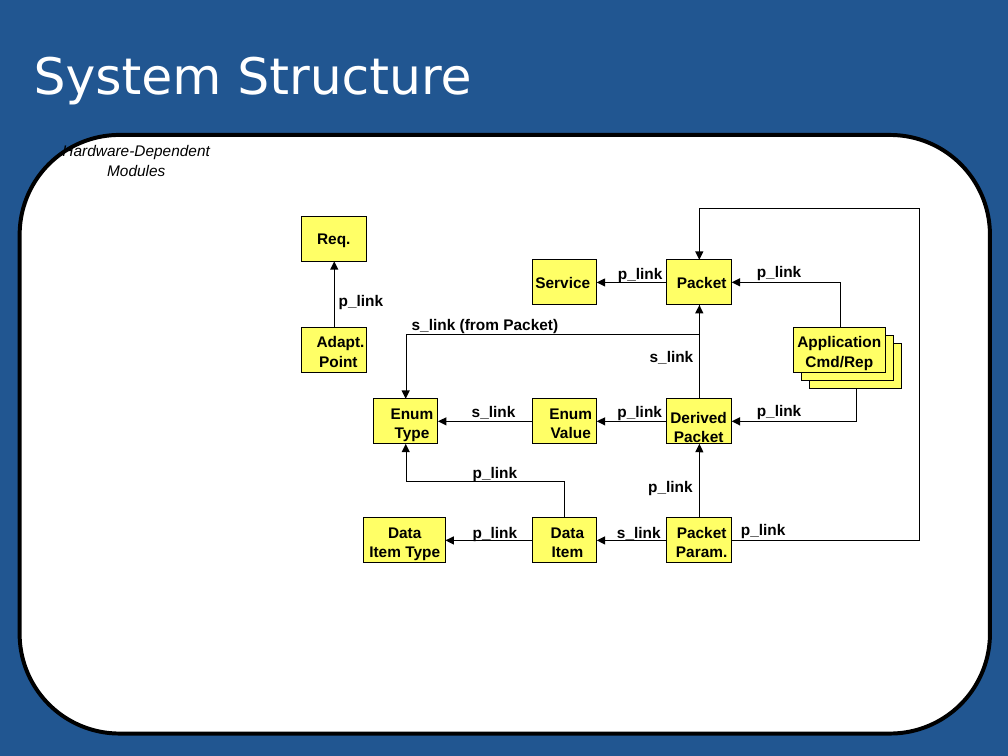
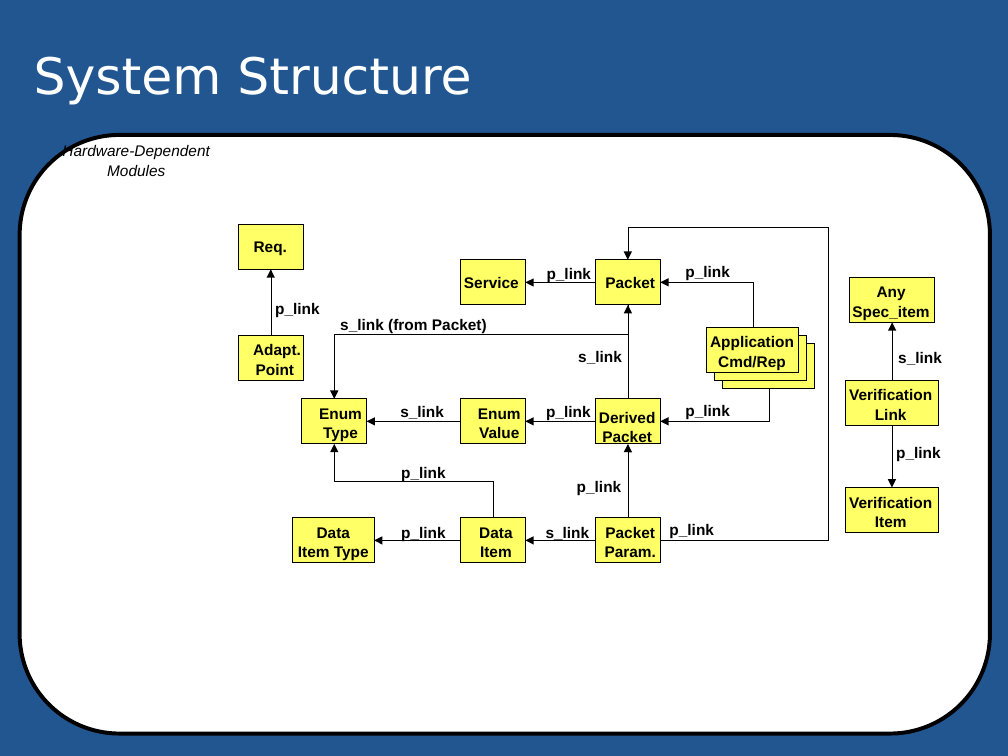
Before and after one commit to pnp-software/cordetfw_editor, a slide deck: slide 2 of editor/static/odp/Figures.odp (slide 5 before the commit). Drawn at 1008x756 pixels with LibreOffice and Linux fonts; fonts in the diff are those of the drawing; background and template pictures are left out. Boxes give left, top, right and bottom in pixels: in the first picture for what was removed or moved away, otherwise in the second. Text is boxed around its words. In the diff, an @@ line names an element or a change of style, - is before the commit and + after.

```diff
--- a/editor/static/odp/Figures.odp
+++ b/editor/static/odp/Figures.odp
@@ 2 texts, 2 rectangles, 1 elbow arrow: place and size @@
-2 texts, 2 rectangles, 1 elbow arrow at [302, 216, 383, 373]
+2 texts, 2 rectangles, 1 elbow arrow at [239, 224, 319, 381]
@@ text "Req.": place and size @@
-text "Req." at [317, 233, 350, 248]
+text "Req." at [254, 241, 287, 256]
@@ elbow arrow moved from (732, 540) - (700, 260) to (660, 540) - (628, 260) @@
@@ text "p_link": place and size @@
-text "p_link" at [757, 266, 801, 281]
+text "p_link" at [547, 268, 591, 283]
@@ elbow arrow moved from (840, 328) - (732, 282) to (753, 328) - (660, 282) @@
@@ rectangle added at [849, 277, 934, 323], fill #FFFF66, outline #000000 0 pt @@
@@ text added at [852, 286, 929, 320], 11 pt, text #000000, bold @@
+Any
+Spec_item
@@ 3 rectangles, 1 text: place and size @@
-3 rectangles, 1 text at [794, 328, 901, 388]
+3 rectangles, 1 text at [707, 328, 814, 388]
@@ elbow arrow added from (892, 380) to (892, 323), #000000 0 pt @@
@@ text added at [898, 352, 942, 365], 11 pt, text #000000, bold @@
+s_link
@@ elbow arrow moved from (856, 388) - (732, 421) to (768, 388) - (660, 421) @@
@@ rectangle added at [846, 380, 938, 425], fill #FFFF66, outline #000000 0 pt @@
@@ text added at [849, 389, 932, 420], 11 pt, text #000000, bold @@
+Verification
+Link
@@ 3 rectangles: place and size @@
-3 rectangles at [667, 260, 732, 563]
+3 rectangles at [461, 260, 525, 563]
@@ text added at [546, 406, 590, 421], 11 pt, text #000000, bold @@
+p_link
@@ 16 texts, 9 elbow arrows, 2 rectangles: place and size @@
-16 texts, 9 elbow arrows, 2 rectangles at [364, 277, 785, 563]
+16 texts, 9 elbow arrows, 2 rectangles at [292, 277, 713, 563]
@@ elbow arrow added from (892, 425) to (892, 488), #000000 0 pt @@
@@ text "p_link": place and size @@
-text "p_link" at [757, 405, 801, 420]
+text "p_link" at [896, 447, 940, 462]
@@ rectangle added at [846, 488, 938, 533], fill #FFFF66, outline #000000 0 pt @@
@@ text added at [849, 497, 932, 527], 11 pt, text #000000, bold @@
+Verification
+Item
@@ 3 rectangles, 2 texts: place and size @@
-3 rectangles, 2 texts at [532, 260, 662, 563]
+3 rectangles, 2 texts at [596, 260, 729, 563]
```
Also in this commit, not shown: 7 slides removed, 2 other files.
